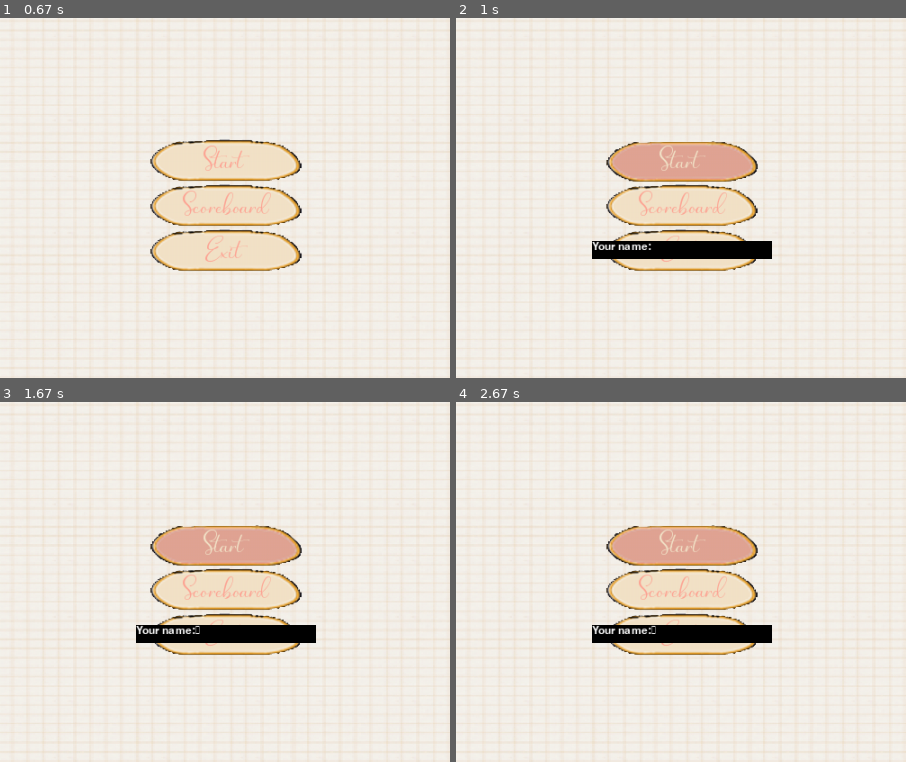
Above: before the commit, frames 1-4 (two rows, left to right).
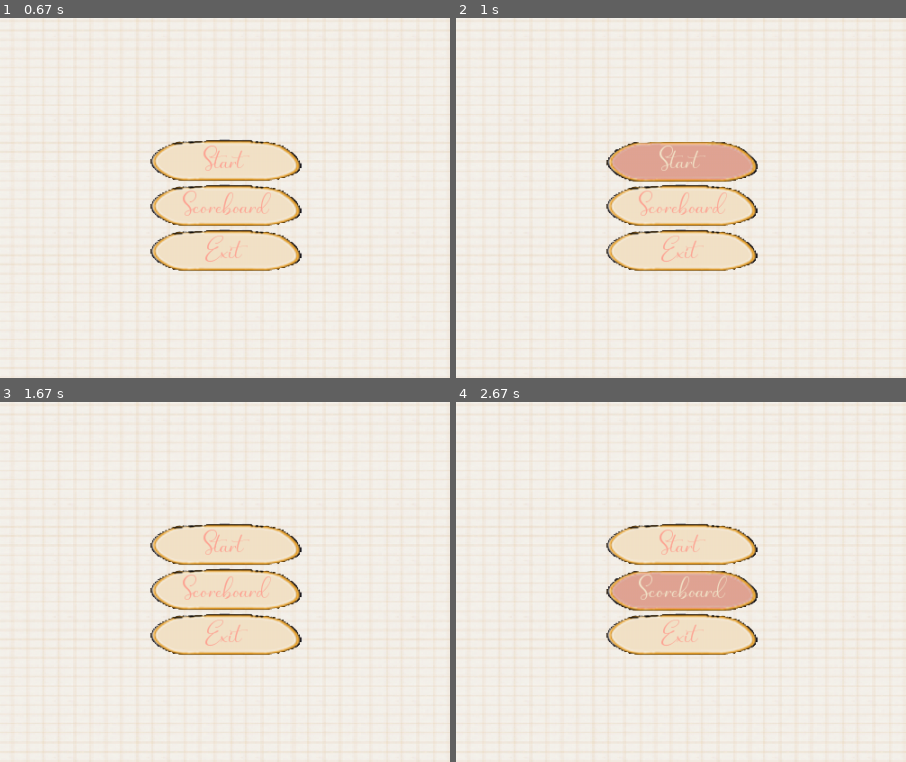
Above: after the commit, the same moments.

Repository: evgenyshaikovskiy/doodle-jump-pygame
Game: pygame game, started from src/main.py
Same seed, same stepped clock (60 frames per second), same inputs: the game is played once before the commit and once after it.
Inputs (mouse positions are % of the whole screen's width and height, from its top left):
- Up to frame 1 (0.67 s): press the mouse at (50, 44) at 0.37 s; move the mouse to (38, 47) at 0.47 s; release the mouse at (26, 51) at 0.6 s
- Up to frame 2 (1 s): click (50, 38) at 0.72 s
- Up to frame 3 (1.67 s): hold Esc from 1.22 s (still down); hold Right from 1.22 s (still down); move the mouse to (61, 59) at 1.25 s
- Up to frame 4 (2.67 s): release Esc at 1.68 s; release Right at 1.68 s; click (50, 44) at 2.37 s
The pictures show only the part of the screen within x 25-75%, y 18-68%; the shares and areas given below are measured in that part.

Frame 1 is identical in both runs. In frame 2, 2.0% of the frame differs, in the area x 30-71%, y 61-67%; in frame 3, 5.2%; in frame 4, 8.4%, in the area x 30-71%, y 33-67%.

Commit message:
refactored locations

Diff:
--- a/src/jumper.py
+++ b/src/jumper.py
@@ -3,6 +3,7 @@
 
 from locations.game import GameLocation
 from locations.start import StartLocation
+from locations.input import InputLocation
 
 
 class DoodleJump:
@@ -27,6 +28,6 @@
             if event.key == pygame.K_ESCAPE:
                 if isinstance(self.location, StartLocation):
                     return
-                if isinstance(self.location, GameLocation):
+                if isinstance(self.location, GameLocation) or isinstance(self.location, InputLocation):
                     self.location = StartLocation(self, self.settings)
                     return
--- a/src/locations/exit.py
+++ b/src/locations/exit.py
@@ -7,3 +7,9 @@
         Location.__init__(self, parent, settings)
         self.background = pygame.image.load('src/assets/background.png')
         print('Exiting...')
+
+    def draw(self):
+        pass
+
+    def event(self, event):
+        pass
--- a/src/locations/game.py
+++ b/src/locations/game.py
@@ -17,8 +17,6 @@
 class GameLocation(Location):
     def __init__(self, parent, name, settings):
         Location.__init__(self, parent, settings)
-
-        self.settings = settings
 
         pygame.key.set_repeat(10)
         pygame.mouse.set_visible(0)
--- /dev/null
+++ b/src/locations/input.py
@@ -0,0 +1,32 @@
+import pygame
+
+from locations.location import Location
+
+
+class InputLocation(Location):
+    def __init__(self, parent, settings):
+        Location.__init__(self, parent, settings)
+
+        pygame.mouse.set_visible(False)
+        pygame.key.set_repeat(1)
+
+        self.controls = pygame.sprite.Group()
+        self.controls_captions = pygame.sprite.Group()
+
+        self.name = None
+
+    def draw(self):
+        self.controls.clear(self.window, self.background)
+        self.controls.draw(self.window)
+        self.controls_captions.draw(self.window)
+
+    def event(self, event):
+        if event.type == pygame.KEYDOWN:
+            if event.key == pygame.K_KP_ENTER:
+                # self.name =
+                if self.name is not None:
+                    self.parent.location = GameLocation(
+                        self.parent,
+                        self.name,
+                        self.settings
+                    )
--- a/src/locations/location.py
+++ b/src/locations/location.py
@@ -8,6 +8,8 @@
         self.parent = None
         self.window = pygame.display.get_surface()
         self.parent = parent
+        self.settings = settings
+
         self.background = pygame.transform.scale(
             pygame.image.load('src/assets/background.png'),
             (settings['screen_width'], settings['screen_height']),
--- a/src/locations/scoreboard.py
+++ b/src/locations/scoreboard.py
@@ -4,3 +4,9 @@
 class ScoreboardLocation(Location):
     def __init__(self, parent, settings):
         Location.__init__(self, parent, settings)
+
+    def event(self, event):
+        pass
+
+    def draw(self):
+        pass
--- a/src/locations/start.py
+++ b/src/locations/start.py
@@ -5,6 +5,8 @@
 from locations.location import Location
 from locations.game import GameLocation
 from locations.scoreboard import ScoreboardLocation
+from locations.input import InputLocation
+
 from sprites.rectangle import Rectangle
 from sprites.button import Button
 
@@ -12,8 +14,6 @@
 class StartLocation(Location):
     def __init__(self, parent, settings):
         Location.__init__(self, parent, settings)
-
-        self.settings = settings
 
         pygame.mouse.set_visible(1)
         pygame.key.set_repeat(0)
@@ -64,13 +64,17 @@
                     btn.change_state(0)
         elif event.type == pygame.MOUSEBUTTONUP:
             if self.start_button.rect.collidepoint(pygame.mouse.get_pos()):
-                name = inputbox.ask(self.window, 'Your name')
-                if name:
-                    self.parent.location = GameLocation(
-                        self.parent,
-                        name,
-                        self.settings
-                    )
+                self.parent.location = InputLocation(
+                    self.parent,
+                    self.settings,
+                )
+                # name = inputbox.ask(self.window, 'Your name')
+                # if name:
+                #     self.parent.location = GameLocation(
+                #         self.parent,
+                #         name,
+                #         self.settings
+                #     )
             elif self.scoreboard_button.rect.collidepoint(pygame.mouse.get_pos()):
                 self.parent.location = ScoreboardLocation(
                     self.parent,
@@ -78,7 +82,3 @@
                 )
             elif self.exit_button.rect.collidepoint(pygame.mouse.get_pos()):
                 sys.exit()
-
-    def show_input(self):
-        self.input_surf = Rectangle(500, 100, (0, 191, 255, 200))
-        self.surfaces.append(self.input_surf)
